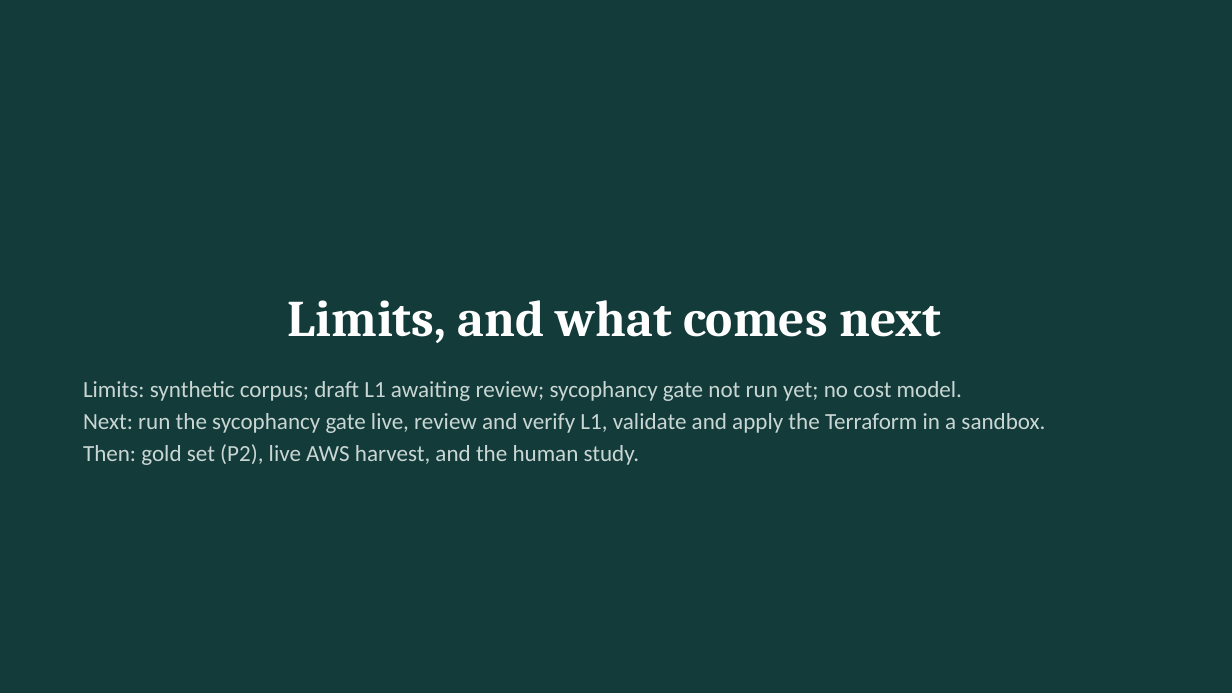
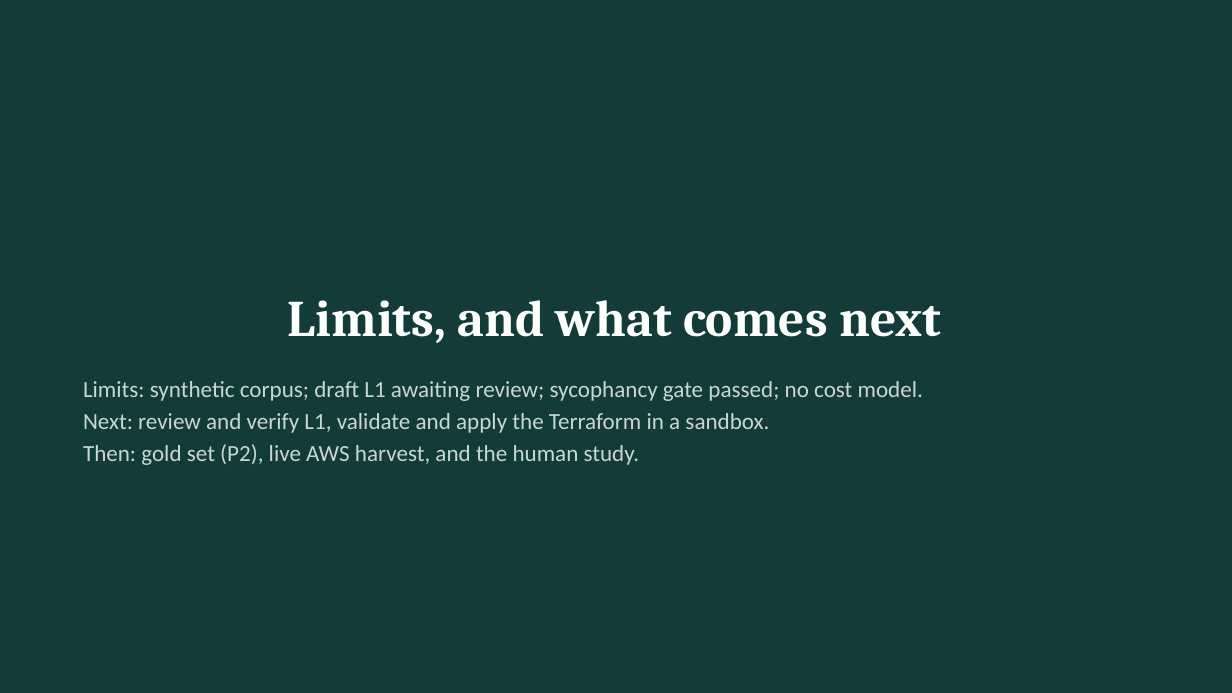
Before and after one commit to uditdaftary/KGCR_Cloud_Project_2026, a slide deck: slide 14 of presentation/KGCR_Review2.pptx. Drawn at 1232x693 pixels with LibreOffice and Linux fonts; fonts in the diff are those of the drawing. Boxes give left, top, right and bottom in pixels: in the first picture for what was removed or moved away, otherwise in the second. Text is boxed around its words. In the diff, an @@ line names an element or a change of style, - is before the commit and + after.

Commit message:
docs: replace not-run statements with the live advisor result and its caveats

```diff
--- a/presentation/KGCR_Review2.pptx
+++ b/presentation/KGCR_Review2.pptx
@@ text at <box>83,381,923,433</box>: text changed @@
-Limits: synthetic corpus; draft L1 awaiting review; sycophancy gate not run yet; no cost model.
-Next: run the sycophancy gate live, review and verify L1, validate and apply the Terraform in a sandbox.
+Limits: synthetic corpus; draft L1 awaiting review; sycophancy gate passed; no cost model.
+Next: review and verify L1, validate and apply the Terraform in a sandbox.
```
Also in this commit, not shown: 5 other slides changed, 9 other files.
